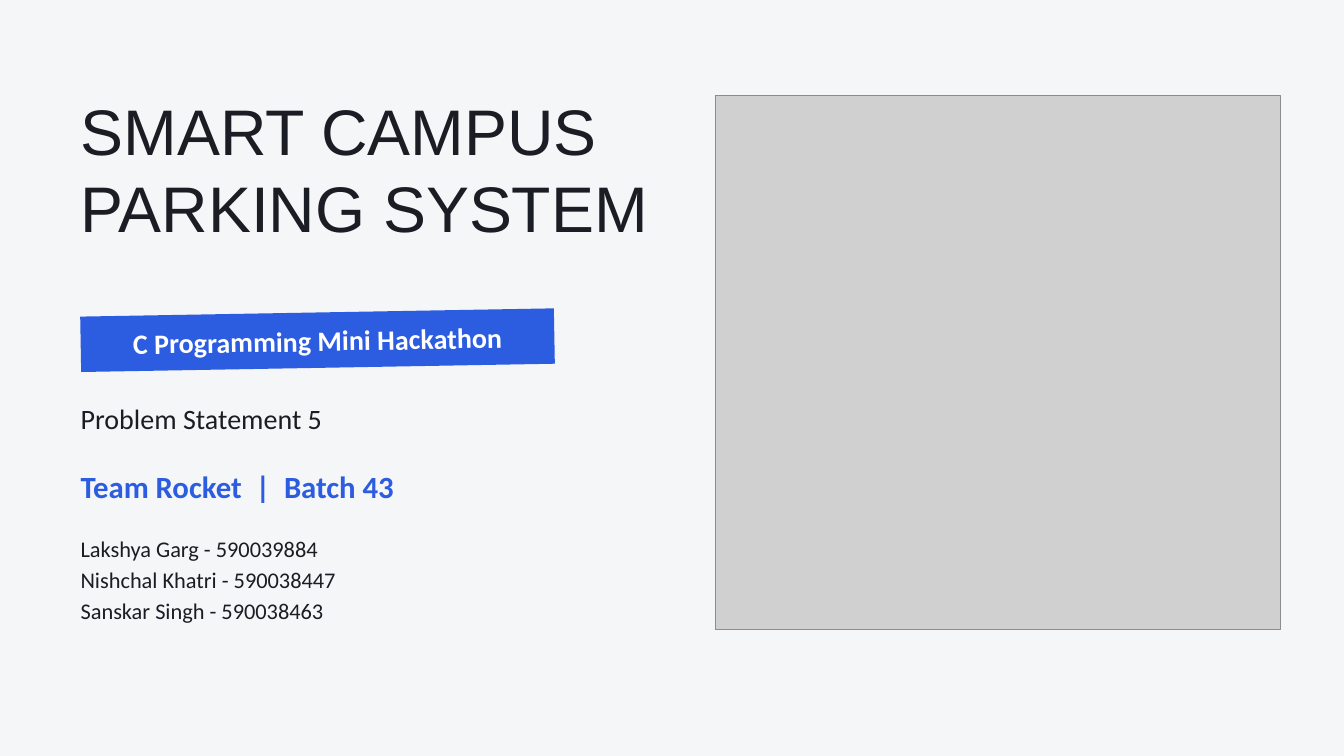
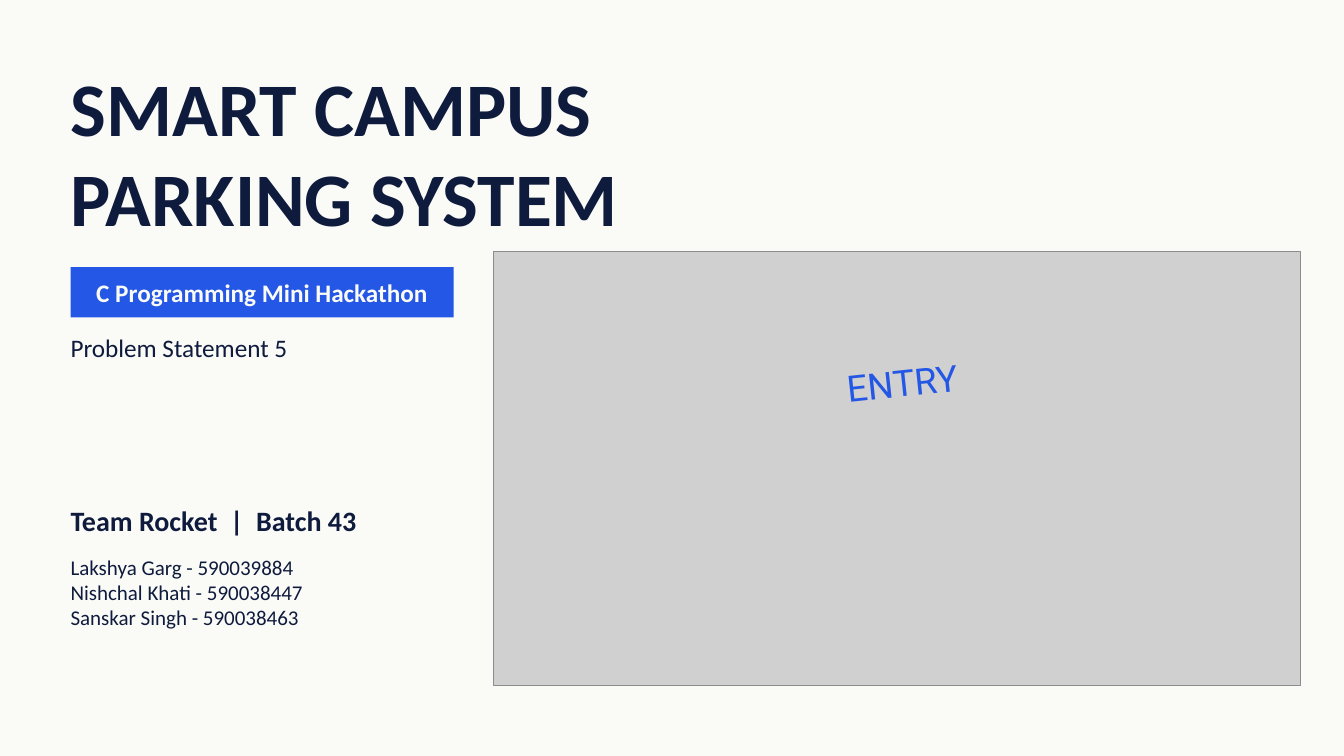
Before and after one commit to lakshyavedagarg-svg/Batch43_TeamRocket_SmartCampusParking, a slide deck: slide 1 of Presentation.pptx. Drawn at 1344x756 pixels with LibreOffice and Linux fonts; fonts in the diff are those of the drawing; grey boxes stand for pictures. Boxes give left, top, right and bottom in pixels: in the first picture for what was removed or moved away, otherwise in the second. Text is boxed around its words. In the diff, an @@ line names an element or a change of style, - is before the commit and + after.

```diff
--- a/Presentation.pptx
+++ b/Presentation.pptx
@@ background #F5F6F8 to #FAFAF7 @@
@@ title "SMART CAMPUS": place and size @@
-title "SMART CAMPUS" at [81, 110, 648, 233]
+title "SMART CAMPUS" at [71, 86, 618, 227]
@@ title "SMART CAMPUS" at [71, 86, 618, 227]: size 46 to 54 pt, font Arial to Calibri, text colour #1B1D24 to #0F1B3D, bold on @@
@@ picture removed at [716, 96, 1280, 630] @@
@@ rectangle "C Programming Mini Hackathon" at [71, 267, 454, 318]: size 20 to 18 pt, text colour #FFFFFF to #FAFAF7; fill #2C5CE0 to #2457E6; rotation 359 to 0 degrees @@
@@ picture added at [494, 252, 1301, 686] @@
@@ text "Problem Statement 5": place and size @@
-text "Problem Statement 5" at [81, 409, 322, 429]
+text "Problem Statement 5" at [71, 339, 287, 357]
@@ text "Problem Statement 5" at [71, 339, 287, 357]: size 20 to 18 pt, text colour #1B1D24 to #0F1B3D; vertical alignment middle to top @@
@@ text added at [848, 365, 959, 402], 26 pt, text #2457E6 @@
+ENTRY
@@ text "Team Rocket | Batch 43": place and size @@
-text "Team Rocket | Batch 43" at [81, 476, 394, 499]
+text "Team Rocket | Batch 43" at [71, 511, 356, 532]
@@ text "Team Rocket | Batch 43" at [71, 511, 356, 532]: size 22 to 20 pt, text colour #2C5CE0 to #0F1B3D; vertical alignment middle to top @@
@@ text at [71, 560, 299, 629]: size 16 to 15 pt, text colour #1B1D24 to #0F1B3D in "Lakshya Garg - 590039884", "Sanskar Singh - 590038463"; less space between paragraphs @@
@@ text "Lakshya Garg - 590039884": place and size @@
-text "Lakshya Garg - 590039884" at [81, 541, 336, 623]
+text "Lakshya Garg - 590039884" at [71, 560, 303, 629]
@@ text "Lakshya Garg - 590039884" at [71, 560, 303, 629]: vertical alignment middle to top @@
@@ text at [71, 585, 303, 600]: text changed; size 16 to 15 pt; text colour #1B1D24 to #0F1B3D @@
-Nishchal Khatri - 590038447
+Nishchal Khati - 590038447
```
Also in this commit, not shown: 2 other slides changed, 5 slides added, 5 slides removed, 9 other files.
